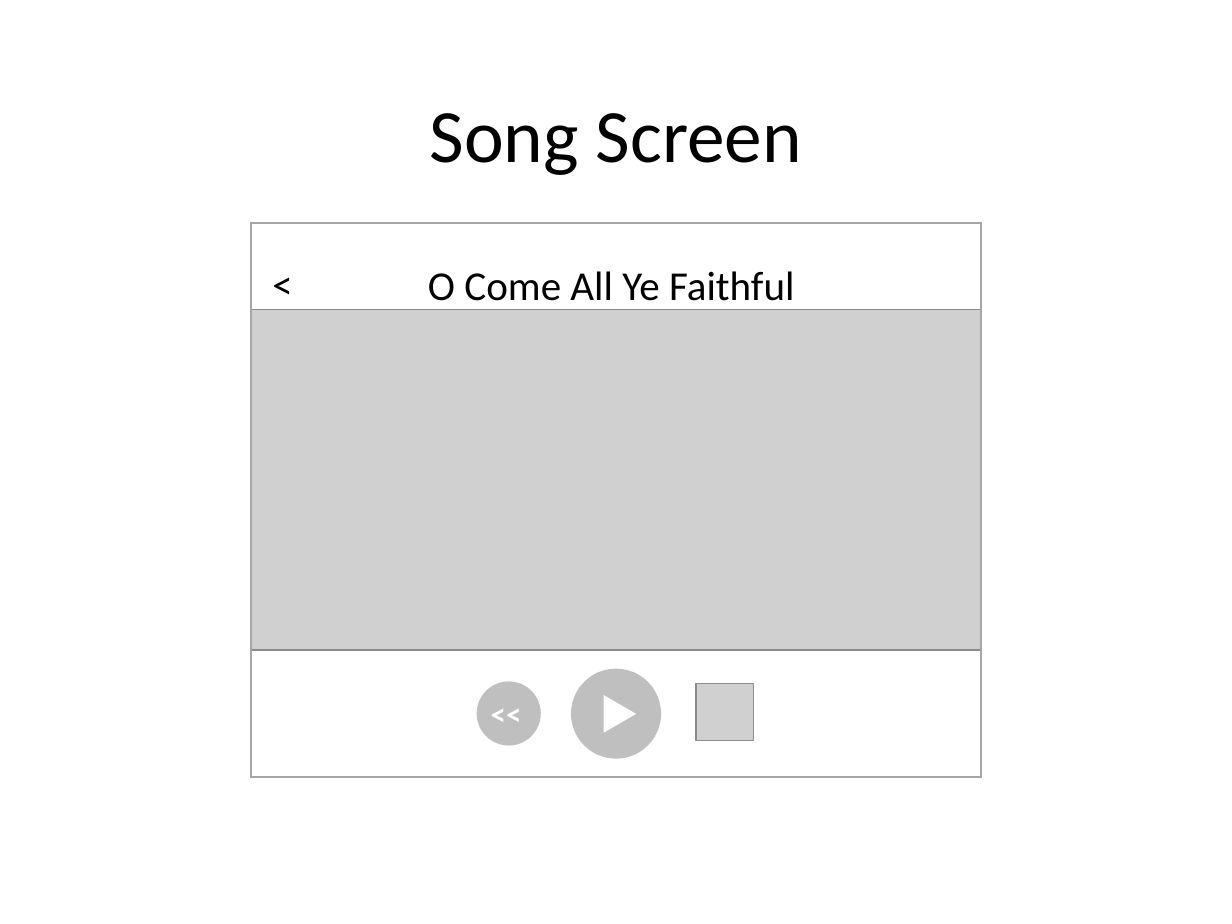
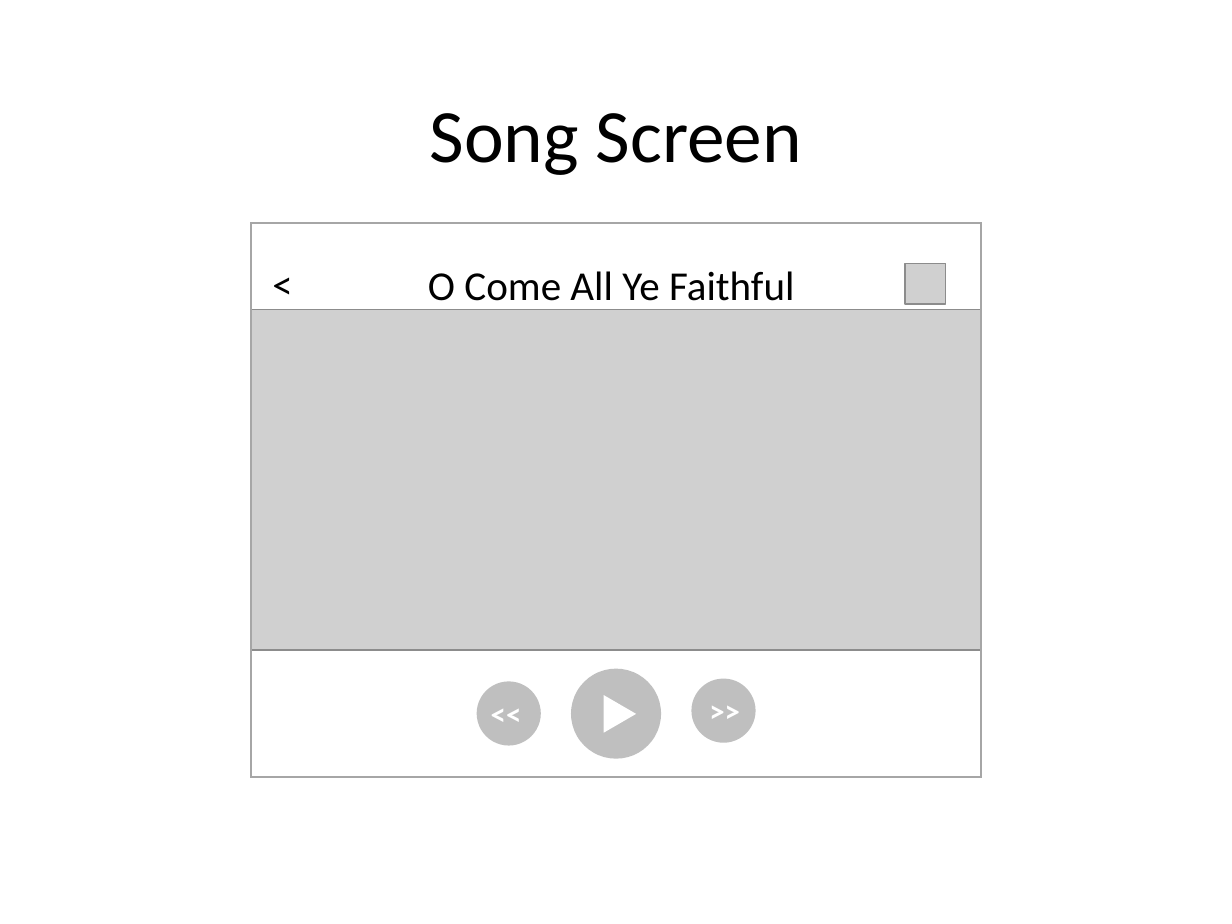
Before and after one commit to worship-together/worship-together, a slide deck: slide 2 of doc/iPad Wireframe.pptx. Drawn at 1232x924 pixels with LibreOffice and Linux fonts; fonts in the diff are those of the drawing; grey boxes stand for pictures. Boxes give left, top, right and bottom in pixels: in the first picture for what was removed or moved away, otherwise in the second. Text is boxed around its words. In the diff, an @@ line names an element or a change of style, - is before the commit and + after.

```diff
--- a/doc/iPad Wireframe.pptx
+++ b/doc/iPad Wireframe.pptx
@@ picture: place and size @@
-picture at [696,684,754,742]
+picture at [906,264,946,304]
@@ ellipse added at [691,679,755,743], fill #BFBFBF @@
@@ text added at [697,686,768,736], 18 pt, text #FFFFFF, bold @@
+>>
```
Also in this commit, not shown: 1 other slide changed, 1 other file.
